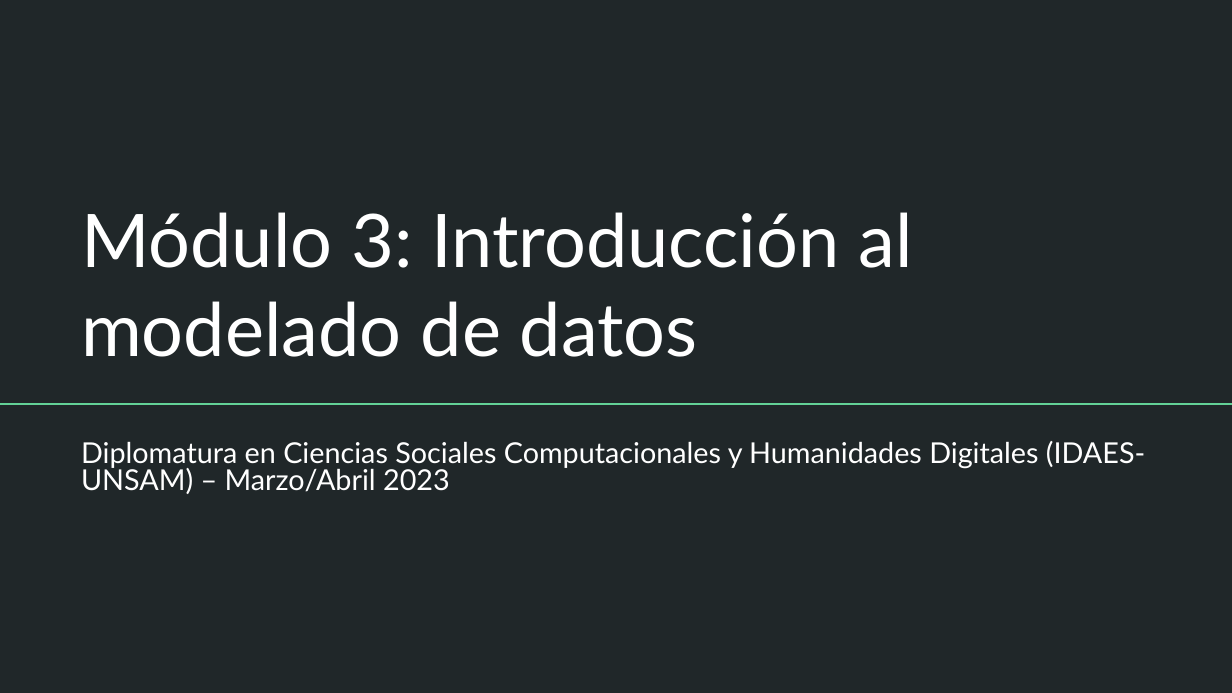
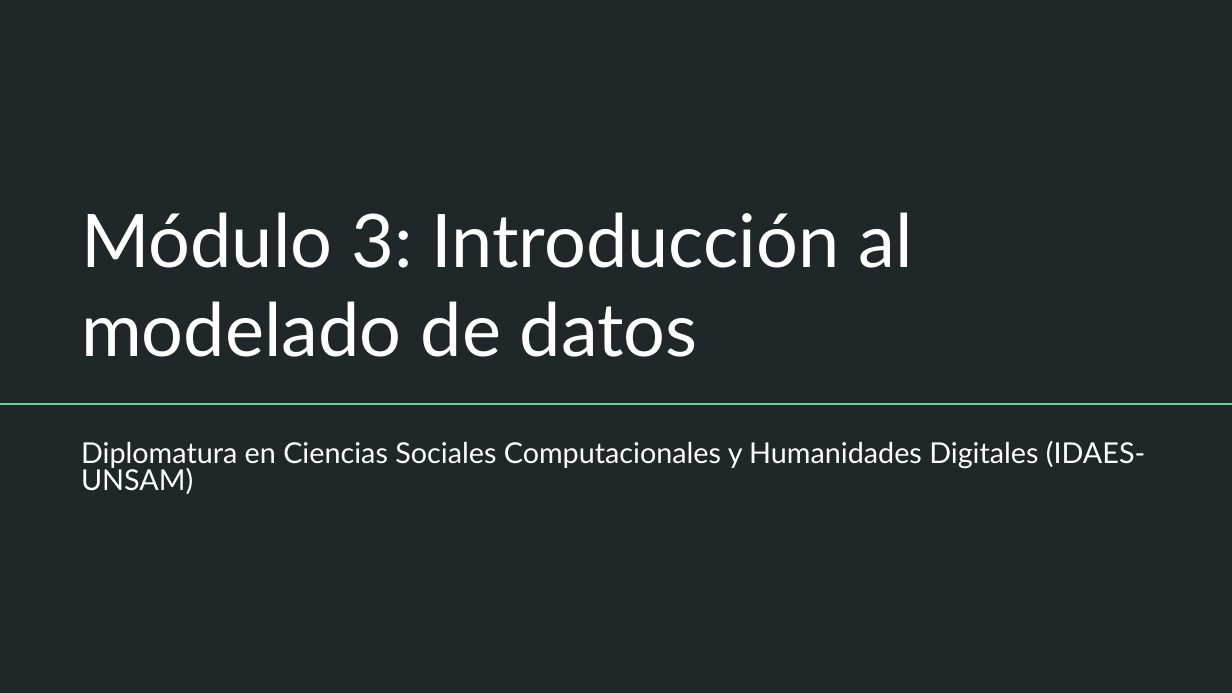
Before and after one commit to DCSCyHD/2023_modulo_3, a slide deck: slide 1 of clase5/teorica_5.pptx. Drawn at 1232x693 pixels with LibreOffice and Linux fonts; fonts in the diff are those of the drawing. Boxes give left, top, right and bottom in pixels: in the first picture for what was removed or moved away, otherwise in the second. Text is boxed around its words. In the diff, an @@ line names an element or a change of style, - is before the commit and + after.

Commit message:
mini cambio a portada

```diff
--- a/clase5/teorica_5.pptx
+++ b/clase5/teorica_5.pptx
@@ subtitle at bbox=[81, 441, 1145, 494]: text changed @@
-Diplomatura en Ciencias Sociales Computacionales y Humanidades Digitales (IDAES-UNSAM) – Marzo/Abril 2023
+Diplomatura en Ciencias Sociales Computacionales y Humanidades Digitales (IDAES-UNSAM)
```
